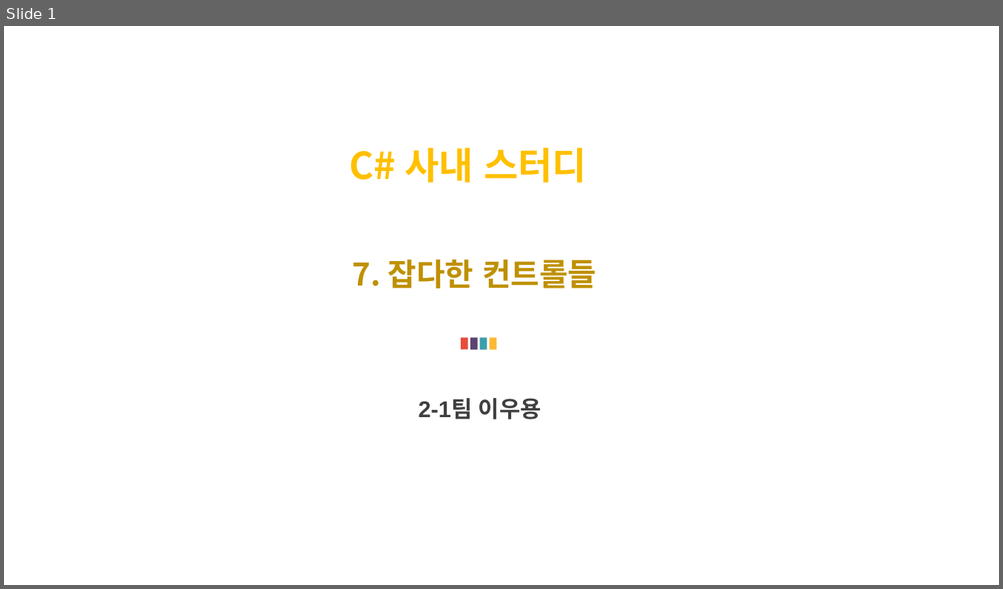
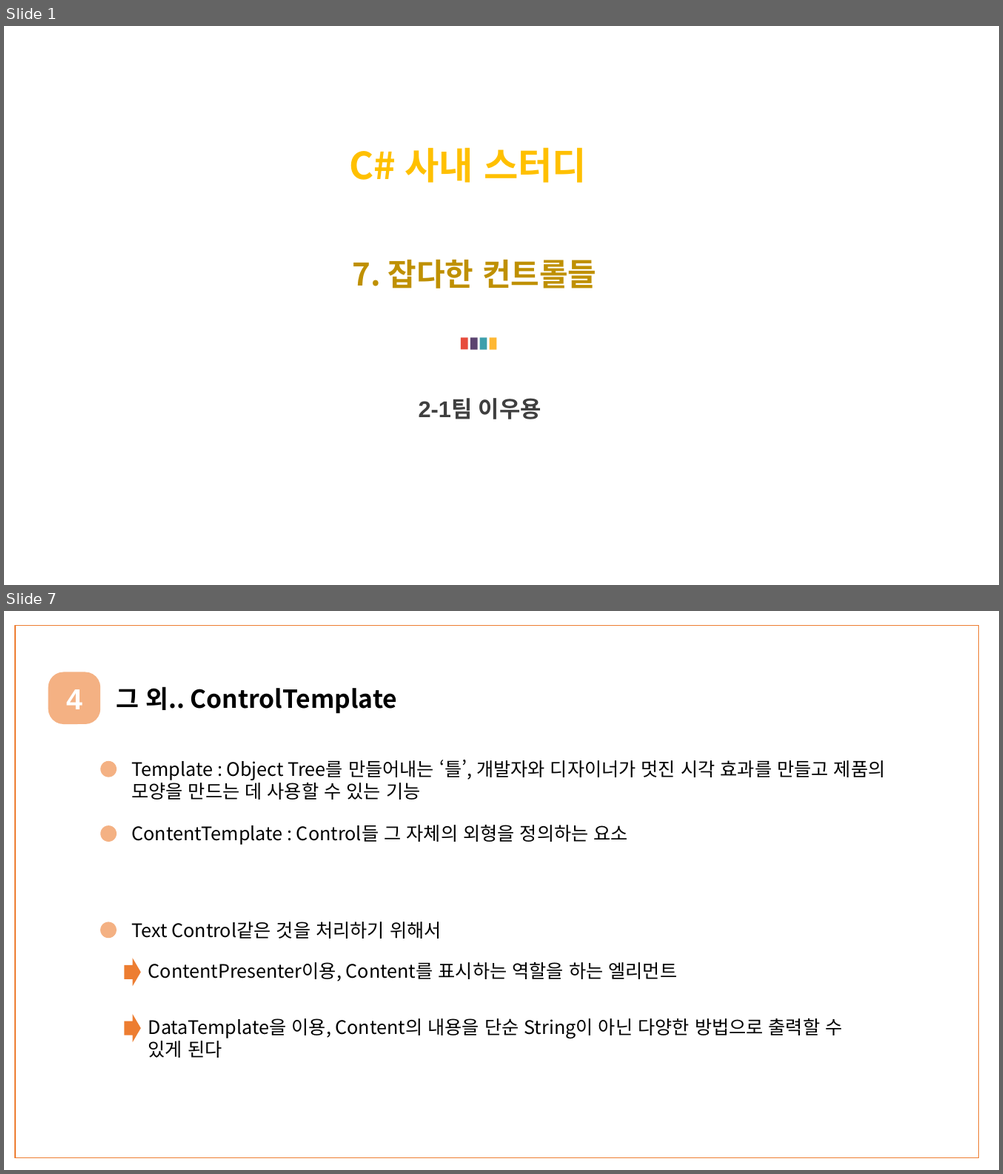
Before and after one commit to WooyongLee/TestApp-CsharpWpf, a slide deck: MiscControl/Miscellaneous Control 발표준비_이우용.pptx. Shown one above the other, each under a label of ours: slide 1 before the commit, slides 1 and 7 after it; the slides between them are not shown. The pictures are 1003x589 and 1003x1174 pixels, drawn with LibreOffice and Linux fonts; fonts in the diff are those of the drawing. Boxes give left, top, right and bottom in pixels: in the first picture for what was removed or moved away, otherwise in the second. Text is boxed around its words. In the diff, an @@ line names an element or a change of style, - is before the commit and + after.

```diff
--- a/MiscControl/Miscellaneous Control 발표준비_이우용.pptx
+++ b/MiscControl/Miscellaneous Control 발표준비_이우용.pptx
@@ slide 7 added at (4, 611, 999, 1170), background #FFFFFF @@
@@ rectangle added at (15, 625, 979, 1159), outline #ED7D31 1 pt @@
@@ rounded rectangle added at (48, 672, 100, 724), fill #F4B183, 28 pt, text #FFFFFF, bold @@
+4
@@ text added at (116, 686, 397, 714), 24 pt, text #000000, bold @@
+그 외.. ControlTemplate
@@ ellipse added at (100, 761, 116, 777), fill #F4B183 @@
@@ text added at (131, 760, 885, 800), 18 pt, text #000000 @@
+Template : Object Tree를 만들어내는 ‘틀’, 개발자와 디자이너가 멋진 시각 효과를 만들고 제품의 모양을 만드는 데 사용할 수 있는 기능
@@ ellipse added at (100, 826, 116, 843), fill #F4B183 @@
@@ text added at (131, 825, 628, 845), 18 pt, text #000000 @@
+ContentTemplate : Control들 그 자체의 외형을 정의하는 요소
@@ ellipse added at (100, 922, 116, 939), fill #F4B183 @@
@@ text added at (131, 922, 441, 939), 18 pt, text #000000 @@
+Text Control같은 것을 처리하기 위해서
@@ right arrow added at (124, 959, 141, 987), fill #ED7D31 @@
@@ text added at (148, 963, 677, 982), 18 pt, text #000000 @@
+ContentPresenter이용, Content를 표시하는 역할을 하는 엘리먼트
@@ right arrow added at (124, 1014, 141, 1043), fill #ED7D31 @@
@@ text added at (148, 1019, 842, 1058), 18 pt, text #000000 @@
+DataTemplate을 이용, Content의 내용을 단순 String이 아닌 다양한 방법으로 출력할 수 있게 된다
```
Also in this commit, not shown: 3 slides changed, 5 other slides added, 4 slides removed.
